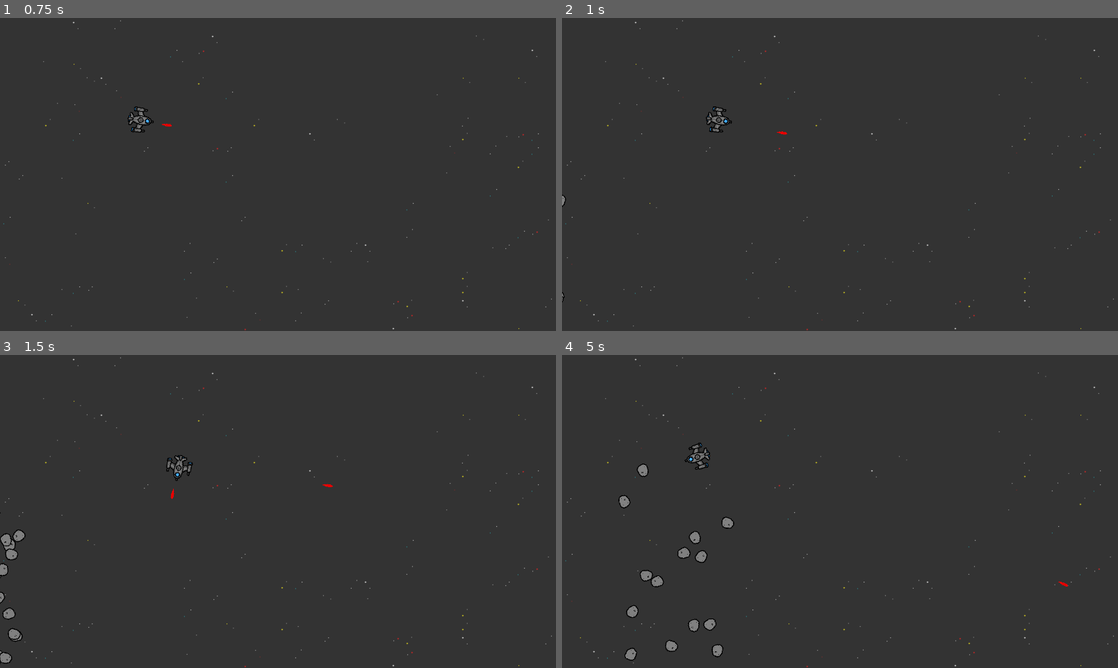
Above: before the commit, frames 1-4 (two rows, left to right).
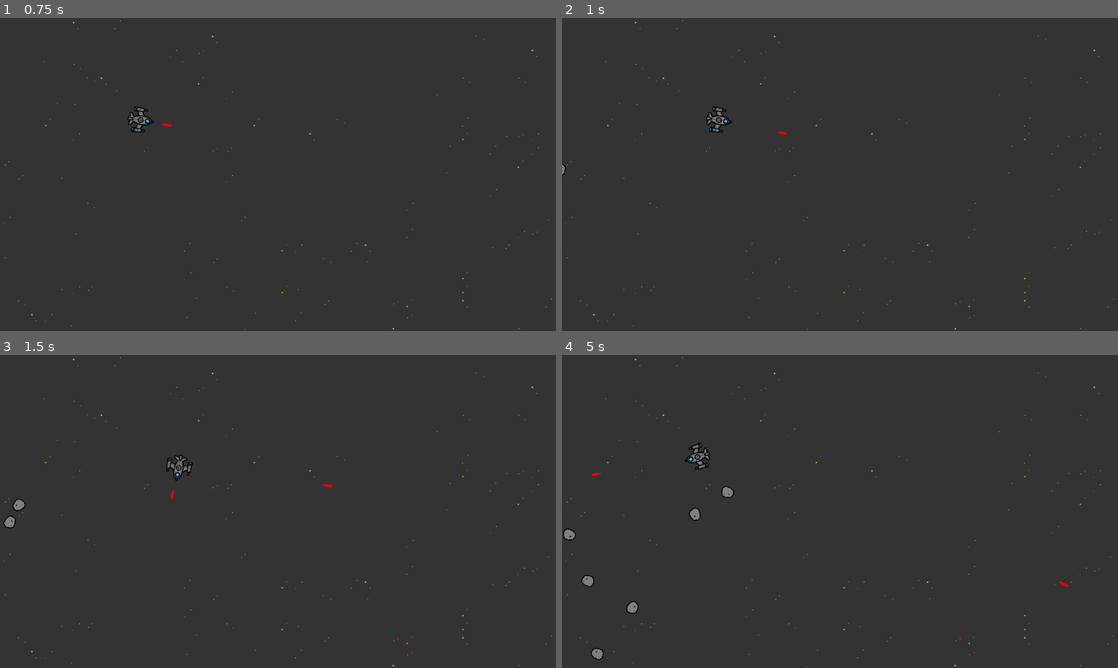
Above: after the commit, the same moments.

Repository: ctschnurr/StellaraSurvivors
Game: Godot game, scene res://scenes/main/main.tscn
The game is run twice, just before and just after one commit, with the same random seed, the same clock (stepped at 60 frames per second) and the same inputs.
Inputs (mouse positions are in pixels of both pictures, inside the frame that each line leads up to):
- Up to frame 1 (0.75 s): tap Enter at 0.5 s; move the mouse to (400, 158) at 0.52 s; hold D (move_right) from 0.53 s (still down); click (400, 158) at 0.6 s
- Up to frame 2 (1 s): keep holding D (move_right)
- Up to frame 3 (1.5 s): move the mouse to (166, 527) at 1.27 s; release D (move_right) at 1.28 s; hold S (move_down) from 1.28 s (still down); click (166, 527) at 1.35 s
- Up to frame 4 (5 s): move the mouse to (895, 442) at 2.02 s; release S (move_down) at 2.03 s; hold D (move_right) 2.03-2.78 s; click (895, 442) at 2.1 s; move the mouse to (812, 574) at 2.77 s; hold W (move_up) 2.78-3.53 s; click (812, 574) at 2.85 s; move the mouse to (1006, 558) at 3.52 s; hold A (move_left) from 3.53 s (still down); click (1006, 558) at 3.6 s; move the mouse to (673, 464) at 4.27 s; click (673, 464) at 4.35 s

Frame 1 is identical in both runs. In frame 2, less than 0.1% of the frame differs, in the area x 0-1%, y 46-91%; in frame 3, 0.6%; in frame 4, 1.3%, in the area x 0-31%, y 34-98%.

Commit message:
Made a number of asteroid updates to behaviors and animations

Diff:
--- a/Asteroid_manager.gd
+++ b/Asteroid_manager.gd
@@ -8,10 +8,8 @@
 
 
 func _ready():
+	$Timer.timeout.connect(on_timer_timeout)
 	spawn_asteroids()
-
-func _process(_delta):
-	$Timer.timeout.connect(on_timer_timeout)
 
 func on_timer_timeout():
 	if asteroids_list.size() <= MAX_ASTEROIDS:
@@ -19,9 +17,9 @@
 
 
 func spawn_asteroids():
-	var spawn_number = randf_range(15, 20)
+	var spawn_number = randf_range(3, 5)
 	for n in spawn_number:
 		var asteroid_instance = small_asteroid.instantiate() as Node2D
 		add_child(asteroid_instance)
-		asteroid_instance.global_position = Vector2(-100, randf_range(400, 700))
+		asteroid_instance.global_position = Vector2(-100, randf_range(300, 900))
 		asteroids_list.append(asteroid_instance)
--- a/project.godot
+++ b/project.godot
@@ -19,7 +19,6 @@
 
 window/size/viewport_width=1280
 window/size/viewport_height=720
-window/size/no_focus=true
 window/size/window_width_override=1280
 window/size/window_height_override=720
 window/stretch/mode="viewport"
--- a/scenes/Managers/asteroid_manager.tscn
+++ b/scenes/Managers/asteroid_manager.tscn
@@ -8,5 +8,5 @@
 small_asteroid = ExtResource("2_ws0e7")
 
 [node name="Timer" type="Timer" parent="."]
-wait_time = 5.0
+wait_time = 3.0
 autostart = true
--- a/scenes/asteroids/asteroid.gd
+++ b/scenes/asteroids/asteroid.gd
@@ -6,22 +6,31 @@
 var asteroid_speed
 var asteroid_direction
 
+var x_movement
+var y_movement
+
+
 # Called when the node enters the scene tree for the first time.
 func _ready():
 	asteroid_rotation = randf_range(-0.025, 0.025)
 	asteroid_speed = randf_range(50, 100)
 	asteroid_direction = set_movement_vector()
+	velocity = asteroid_direction.normalized() * asteroid_speed
 
 # Called every frame. 'delta' is the elapsed time since the previous frame.
 func _process(_delta):
 	asteroid_sprite.rotation += asteroid_rotation
-	velocity = asteroid_direction.normalized() * asteroid_speed
 	move_and_slide()
 
 
 func set_movement_vector():
-
-	var x_movement = randf_range(1, 5)
-	var y_movement = randf_range(-1, 1)
+	x_movement = randf_range(1, 5)
+	y_movement = randf_range(-1, 1)
 
 	return Vector2(x_movement, y_movement)
+
+
+func on_area_entered(_other_area: Area2D):
+	y_movement *= -1;
+	x_movement *= -1;
+	asteroid_direction = Vector2(x_movement, y_movement)
--- a/scenes/asteroids/asteroid.tscn
+++ b/scenes/asteroids/asteroid.tscn
@@ -57,6 +57,9 @@
 "Death": SubResource("Animation_ptf8c")
 }
 
+[sub_resource type="CircleShape2D" id="CircleShape2D_026wd"]
+radius = 12.0
+
 [sub_resource type="CircleShape2D" id="CircleShape2D_rvlpy"]
 radius = 13.0
 
@@ -72,10 +75,15 @@
 [node name="Asteroid_sprite" type="Sprite2D" parent="."]
 texture = ExtResource("1_gdfdo")
 
+[node name="CollisionShape2D" type="CollisionShape2D" parent="."]
+shape = SubResource("CircleShape2D_026wd")
+
 [node name="HealthComponent" parent="." node_paths=PackedStringArray("animation_player") instance=ExtResource("3_fb6pk")]
 animation_player = NodePath("../AnimationPlayer")
 
 [node name="HurtboxComponent" parent="." node_paths=PackedStringArray("health_component") instance=ExtResource("4_8y7tw")]
+collision_layer = 2
+collision_mask = 2
 health_component = NodePath("../HealthComponent")
 
 [node name="CollisionShape2D" type="CollisionShape2D" parent="HurtboxComponent"]
--- a/scenes/blaster_bolt/blaster_bolt.tscn
+++ b/scenes/blaster_bolt/blaster_bolt.tscn
@@ -20,8 +20,8 @@
 autostart = true
 
 [node name="HitboxComponent" parent="." instance=ExtResource("3_qgnsm")]
-collision_layer = 5
-collision_mask = 1
+collision_layer = 2
+collision_mask = 2
 
 [node name="CollisionShape2D" type="CollisionShape2D" parent="HitboxComponent"]
 position = Vector2(0, -3.5)
--- a/scenes/components/health_component.gd
+++ b/scenes/components/health_component.gd
@@ -25,9 +25,7 @@
 func check_death():
 		if current_health == 0:
 			animation_player.set_current_animation("Death")
-			animation_player.play
 
 			died.emit()
 		else:
 			animation_player.set_current_animation("Damage")
-			animation_player.play
--- a/scenes/components/hitbox_component.gd
+++ b/scenes/components/hitbox_component.gd
@@ -7,5 +7,5 @@
 	area_entered.connect(on_area_entered)
 
 
-func on_area_entered(other_area: Area2D):
+func on_area_entered(_other_area: Area2D):
 	owner.queue_free()
Not shown: 1 places in scenes/asteroids/asteroid.tscn that only renumber resources
